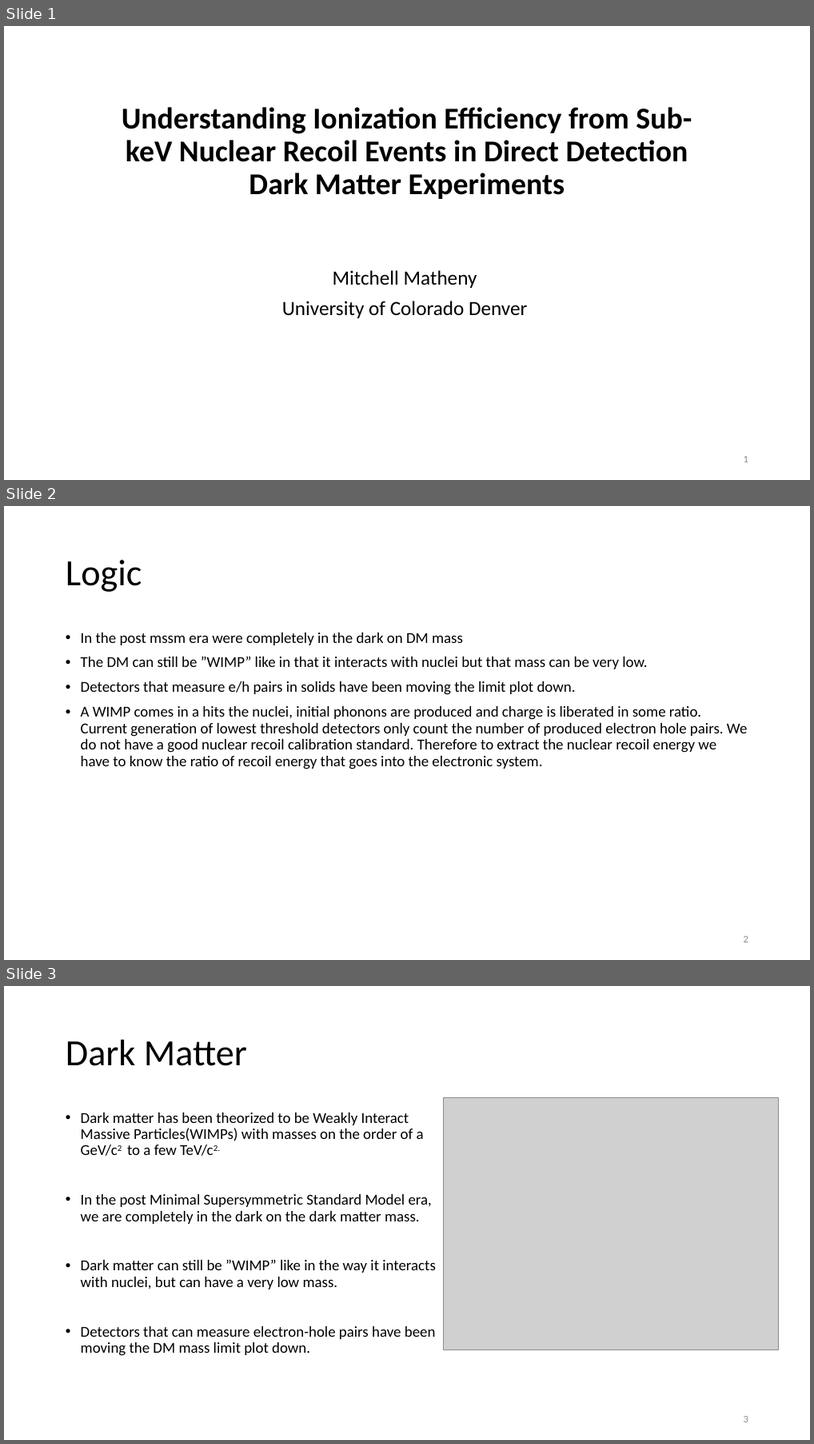
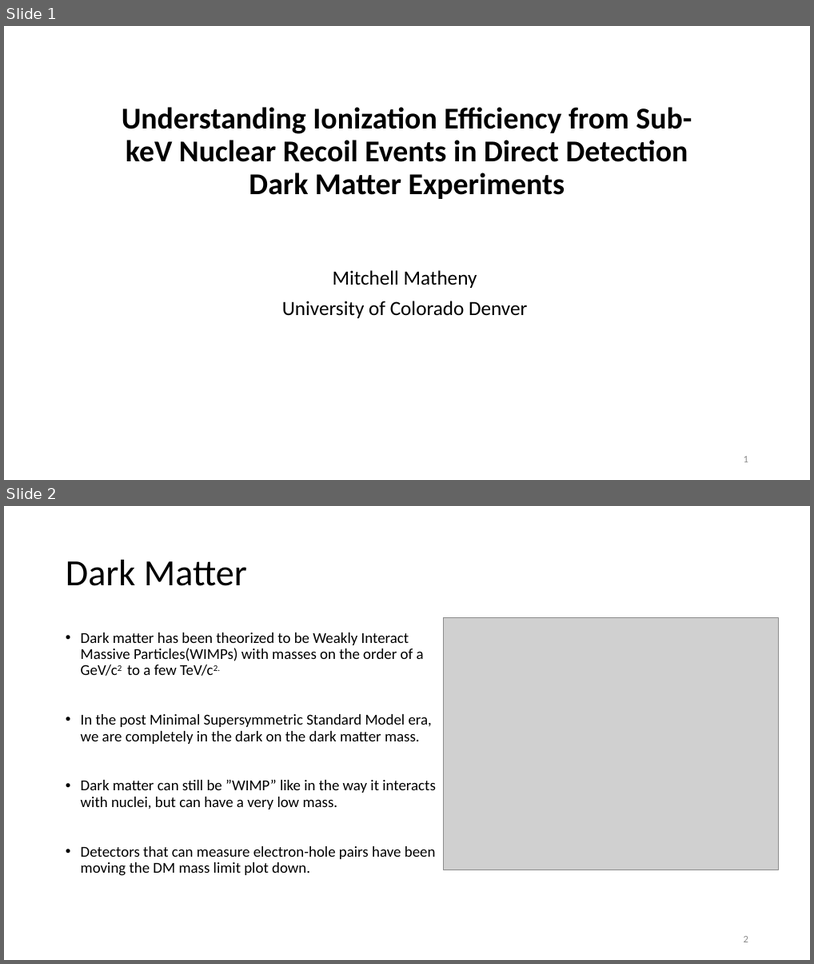
Before and after one commit to villaa/nrFano_Constraint, a slide deck: Mitch_Hawaii_talk. .pptx. Shown one above the other, each under a label of ours: slides 1, 2 and 3 before the commit, slides 1 and 2 after it. The pictures are 814x1444 and 814x964 pixels, drawn with LibreOffice and Linux fonts; fonts in the diff are those of the drawing; grey boxes stand for pictures. Boxes give left, top, right and bottom in pixels: in the first picture for what was removed or moved away, otherwise in the second. Text is boxed around its words. In the diff, an @@ line names an element or a change of style, - is before the commit and + after.

```diff
--- a/Mitch_Hawaii_talk. .pptx
+++ b/Mitch_Hawaii_talk. .pptx
@@ slide 2 removed at bbox=[4, 506, 810, 960], background #FFFFFF @@
@@ title removed at bbox=[66, 560, 142, 592] @@
-Logic
@@ text removed at bbox=[81, 632, 747, 769] @@
-• In the post mssm era were completely in the dark on DM mass
-• The DM can still be ”WIMP” like in that it interacts with nuclei but that mass can be very low.
-• Detectors that measure e/h pairs in solids have been moving the limit plot down.
-• A WIMP comes in a hits the nuclei, initial phonons are produced and charge is liberated in some ratio. Current generation of lowest threshold detectors only count the number of produced electron hole pairs. We do not have a good nuclear recoil calibration standard. Therefore to extract the nuclear recoil energy we have to know the ratio of recoil energy that goes into the electronic system.
@@ page number removed at bbox=[744, 936, 749, 942] @@
-2
@@ what was slide 3 is now slide 2 @@
```
Also in this commit, not shown: 1 slide added, 1 other slide removed, 1 other file.
